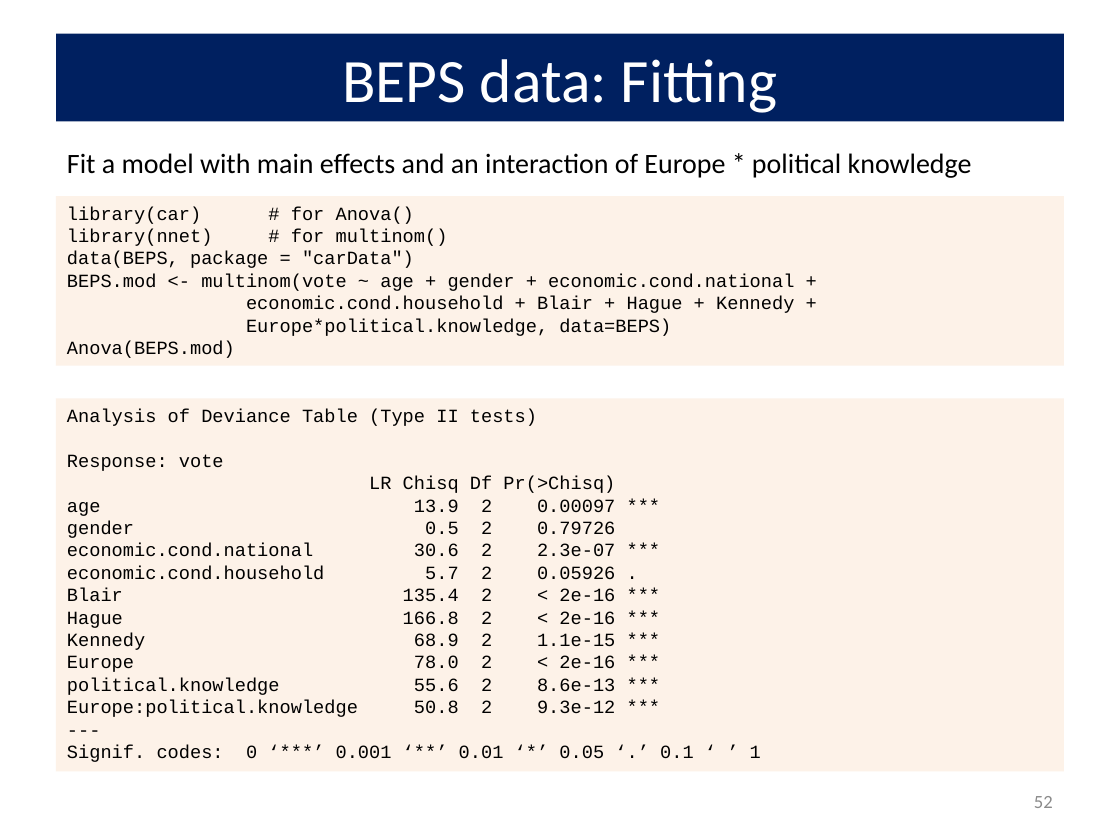
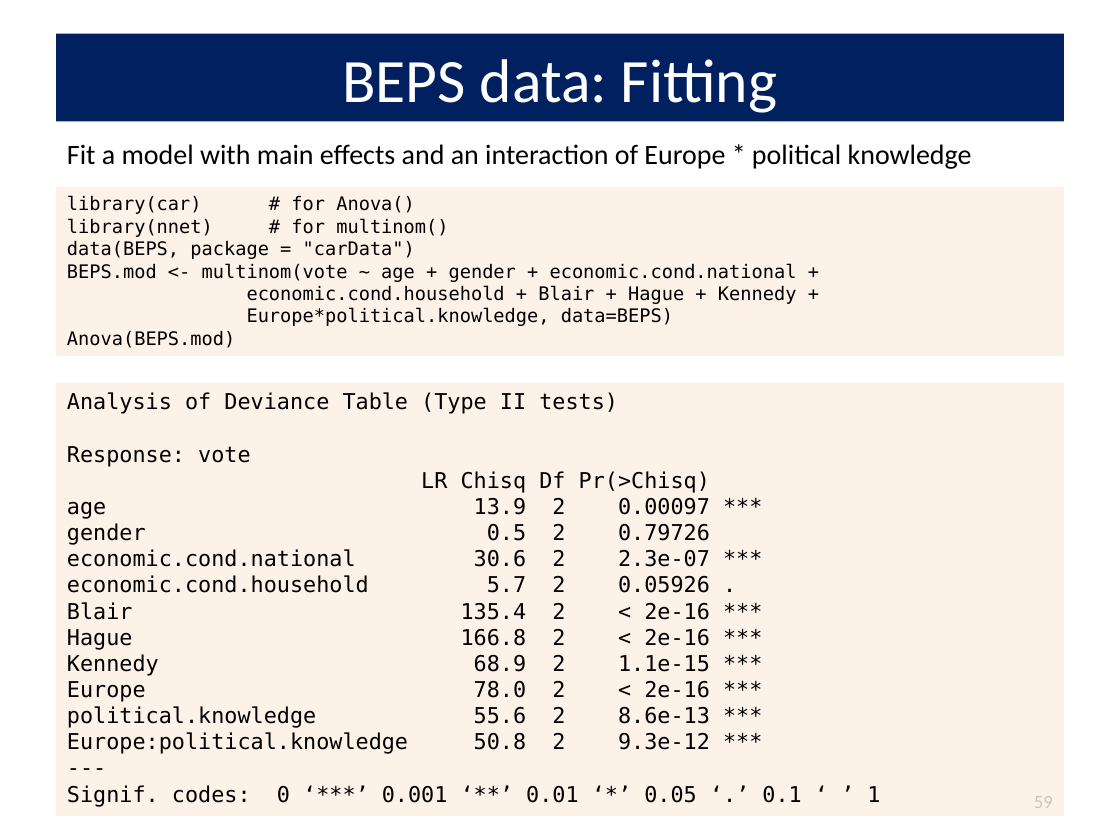
Before and after one commit to friendly/psy6136, a slide deck: slide 59 of lectures/07-Logistic2.pptx (slide 52 before the commit). Drawn at 1120x840 pixels with LibreOffice and Linux fonts; fonts in the diff are those of the drawing. Boxes give left, top, right and bottom in pixels: in the first picture for what was removed or moved away, otherwise in the second. Text is boxed around its words. In the diff, an @@ line names an element or a change of style, - is before the commit and + after.

```diff
--- a/lectures/07-Logistic2.pptx
+++ b/lectures/07-Logistic2.pptx
@@ text "Fit a model with main ...": place and size @@
-text "Fit a model with main ..." at [67,153,972,178]
+text "Fit a model with main ..." at [67,144,972,169]
@@ rectangle "library(car) # for Anova()": place and size @@
-rectangle "library(car) # for Anova()" at [56,196,1064,365]
+rectangle "library(car) # for Anova()" at [56,187,1064,356]
@@ rectangle "library(car) # for Anova()" at [56,187,1064,356]: font Courier New to DejaVu Sans Mono @@
@@ rectangle "Analysis of Deviance Table (Type ...": place and size @@
-rectangle "Analysis of Deviance Table (Type ..." at [56,399,1064,772]
+rectangle "Analysis of Deviance Table (Type ..." at [56,383,1064,816]
@@ rectangle "Analysis of Deviance Table (Type ..." at [56,383,1064,816]: size 12 to 14 pt, font Courier New to DejaVu Sans Mono @@
@@ page number at [1034,796,1053,808]: text changed @@
-52
+59
```
Also in this commit, not shown: 22 other slides changed, 7 slides added, 7 other files.
